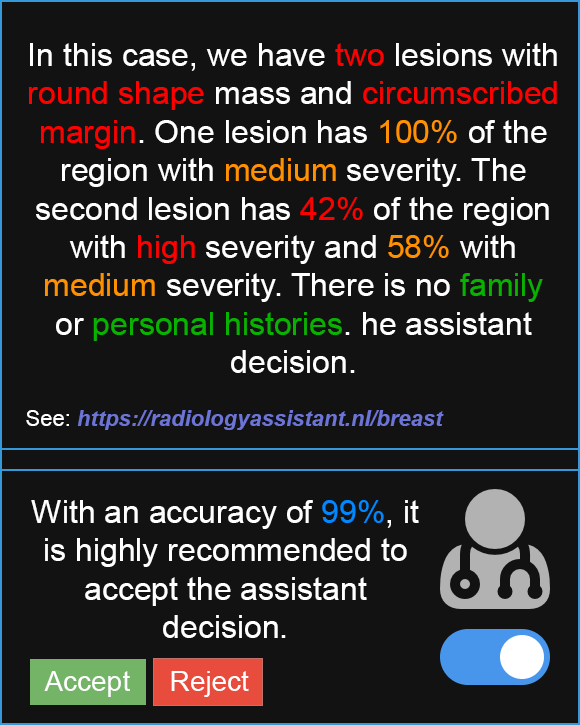
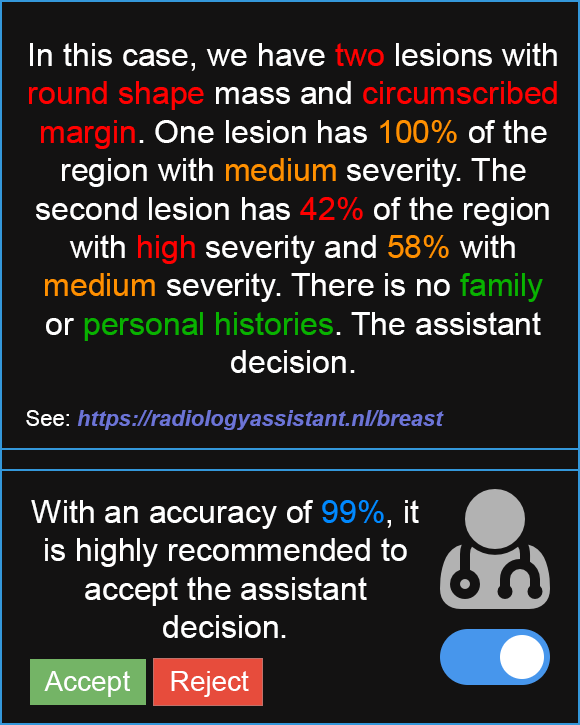
Layers edited between the first and the second 580px x 725px image:
painted on "Text Details" over [46, 312, 541, 341]
